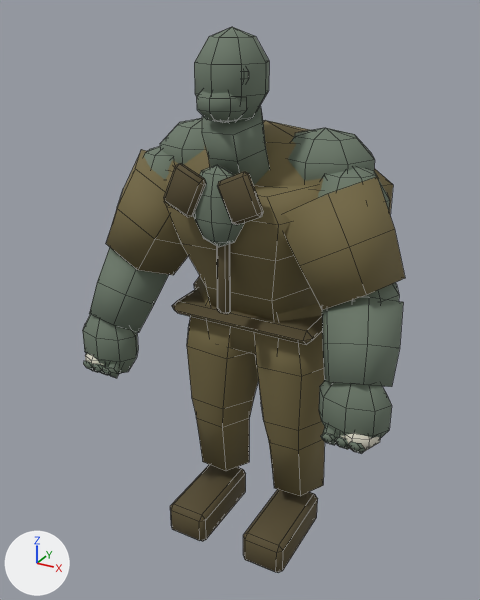
An edit to the FBX model Assets/_Project/Art/Characters/Brute/Brute.fbx, drawn before and after from the same camera.
Camera for both pictures: a 50 mm lens placed at (1.096, -2.178, 2.102), pointed at (-0.056, -0.084, 1.055). Lighting does not change. The marker at lower left points along +X, +Y and +Z. The older version comes first. Mesh edges are drawn as thin lines. Vertices at exactly the same position are counted once.

In view in the first picture: 'Brute_Body'.
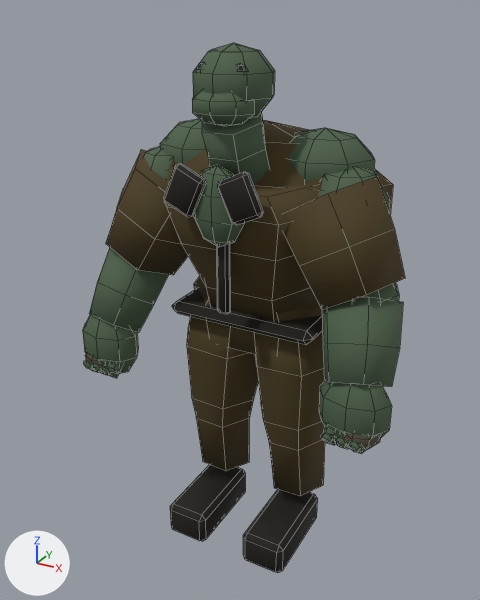
Changed parts and their boxes [x1, y1, x2, y2] in the pictures (480 x 600 px; the box of a moved part takes in the faces that stretch with it):
'Brute_Body', reshaped
    before: [83, 27, 405, 573]
    after: [83, 43, 405, 573]
part 1 of me_hips, moved or reshaped
    before: [194, 27, 269, 123]
    after: [193, 43, 275, 119]
part 2 of me_hips, moved or reshaped
    before: [196, 91, 247, 123]
    after: [192, 91, 254, 126]
part 3 of me_hips, recoloured (darker)
    both: [106, 120, 405, 496]
part 4 of me_hips, recoloured
    both: [164, 163, 322, 573]
part 5 of me_hips, recoloured
    before: [83, 27, 403, 454]
    after: [83, 43, 403, 454]
part 6 of me_hips, recoloured
    after: [196, 63, 244, 71]
part 7 of me_hips, recoloured
    both: [85, 354, 380, 451]

Diff of the bpy script that builds the scene:
```diff
--- a/Assets/_Project/Art/Characters/Brute/Brute.fbx.py
+++ b/Assets/_Project/Art/Characters/Brute/Brute.fbx.py
@@ img_brute_palette_png @@
+img_brute_palette_png = load_image('Brute_Palette.png', '_unpacked/Brute_Palette.png', 64, 64, 'sRGB')
@@ mat_brute___unified_palette @@
+mat_brute___unified_palette = principled_material('Brute - unified palette')
+mat_brute___unified_palette.texture = img_brute_palette_png
+mat_brute___unified_palette.roughness = 0.83
@@ me_hips @@
 # used by ob_brute_body; location = (0.0, 0.0, 0.0)
-me_hips.from_pydata(...)  # 1020 vertices, 1074 faces; spans x -0.64..0.64, y -0.44..0.3, z 0.0..2.05
+me_hips.from_pydata(...)  # 1020 vertices, 1074 faces; spans x -0.64..0.64, y -0.44..0.3, z 0.0..2.0
+# me_hips part 1: the loose piece of 34 vertices spanning x -0.12..0.12, y -0.37..-0.1, z 1.75..2.05 is scaled about its middle by (1.16, 1.02, 0.82), then moved by (0.0, 0.01, -0.02)
+# me_hips part 2: the loose piece of 34 vertices spanning x -0.08..0.08, y -0.38..-0.22, z 1.77..1.89 is scaled about its middle by (1.3, 1.06, 1.02), then moved by (0.0, 0.01, -0.01)
+# me_hips part 3: 160 faces spanning x -0.6..0.6, y -0.32..0.26, z 0.21..1.73 switch from mat_cloth__0_18__0_144__0_058 (dark yellow #766a44) to mat_brute___unified_palette (picture img_brute_palette_png)
+# me_hips part 4: 148 faces spanning x -0.3..0.3, y -0.39..0.2, z 0.0..1.64 switch from mat_trim__0_094__0_072__0_029 (brown #564c30) to mat_brute___unified_palette (picture img_brute_palette_png)
+# me_hips part 5: 606 faces spanning x -0.64..0.64, y -0.44..0.3, z 0.72..2.0 switch from mat_skin__0_151__0_194__0_144 (grey #6c7a6a) to mat_brute___unified_palette (picture img_brute_palette_png)
+# me_hips part 6: 80 faces spanning x -0.09..0.09, y -0.32..-0.28, z 1.88..1.95 switch from mat_mouth (dark grey #3c3530) to mat_brute___unified_palette (picture img_brute_palette_png)
+# me_hips part 7: 80 faces spanning x -0.62..0.62, y -0.42..-0.27, z 0.74..0.86 switch from mat_bone (pale yellow #ddd8c8) to mat_brute___unified_palette (picture img_brute_palette_png)
```
